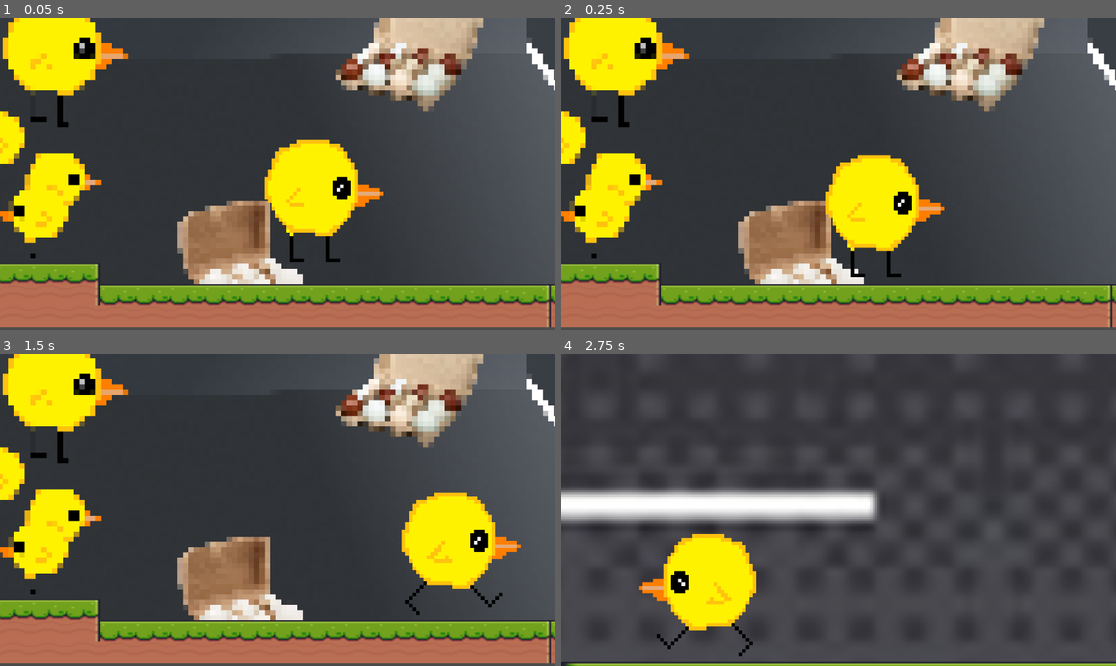
Above: before the commit, frames 1-4 (two rows, left to right).
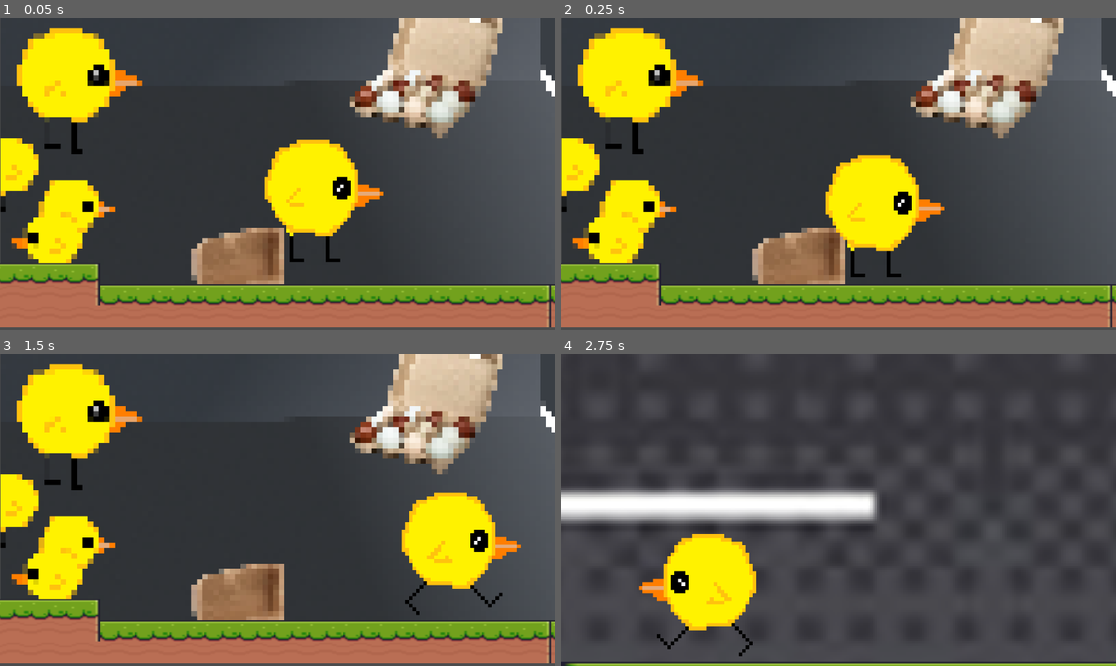
Above: after the commit, the same moments.

Repository: soupybloo/chick
Game: Godot game, scene res://scenes/1.truck_scene.tscn
The game is run twice, just before and just after one commit, with the same random seed, the same clock (stepped at 60 frames per second) and the same inputs.
Inputs:
- Up to frame 1 (0.05 s): no input
- Up to frame 2 (0.25 s): no input
- Up to frame 3 (1.5 s): tap Enter (ui_accept) at 0.5, 0.77 s; hold Right (ui_right) from 0.53 s (still down)
- Up to frame 4 (2.75 s): tap Enter (ui_accept) at 1.52 s; release Right (ui_right) at 2.03 s; hold Left (ui_left) from 2.03 s (still down)

The runs differ from the first frame. In frame 1, 20% of the frame differs, in the area x 0-100%, y 0-86%; in frame 2, 20%; in frame 3, 20%; in frame 4, nothing differs.

Commit message:
i love anna

Diff:
--- a/scenes/1.truck_scene.tscn
+++ b/scenes/1.truck_scene.tscn
@@ -465,10 +465,10 @@
 anchors_preset = 15
 anchor_right = 1.0
 anchor_bottom = 1.0
-offset_left = -760.0
-offset_top = -163.0
-offset_right = 423.0
-offset_bottom = 715.0
+offset_left = -731.0
+offset_top = -107.0
+offset_right = 452.0
+offset_bottom = 771.0
 grow_horizontal = 2
 grow_vertical = 2
 scale = Vector2(0.566221, 0.54534)
